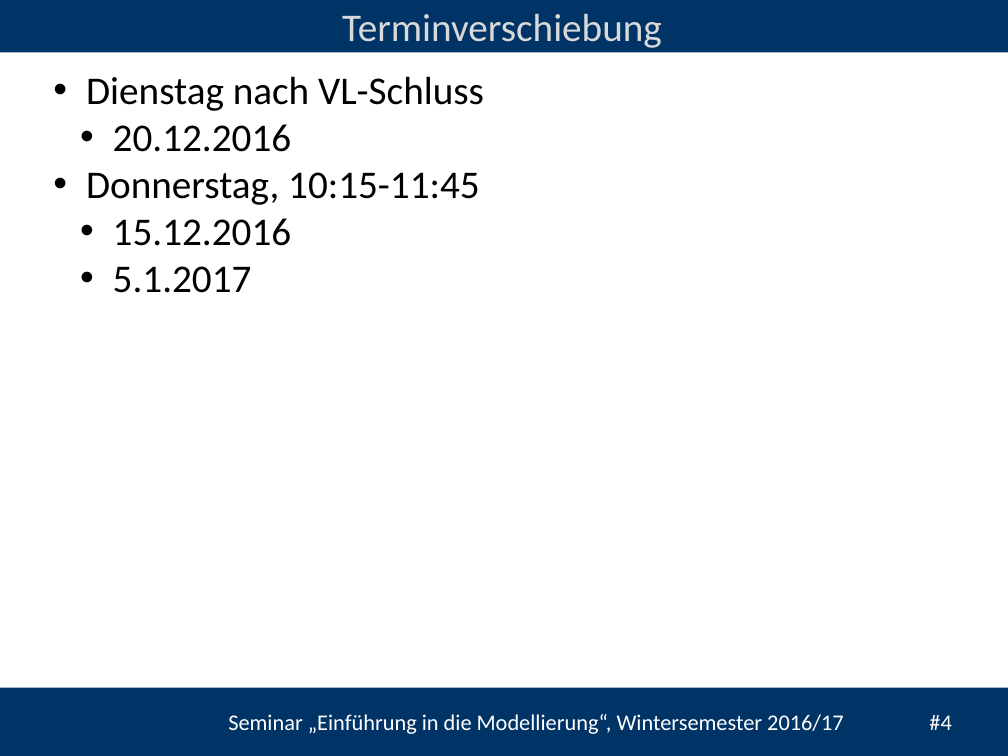
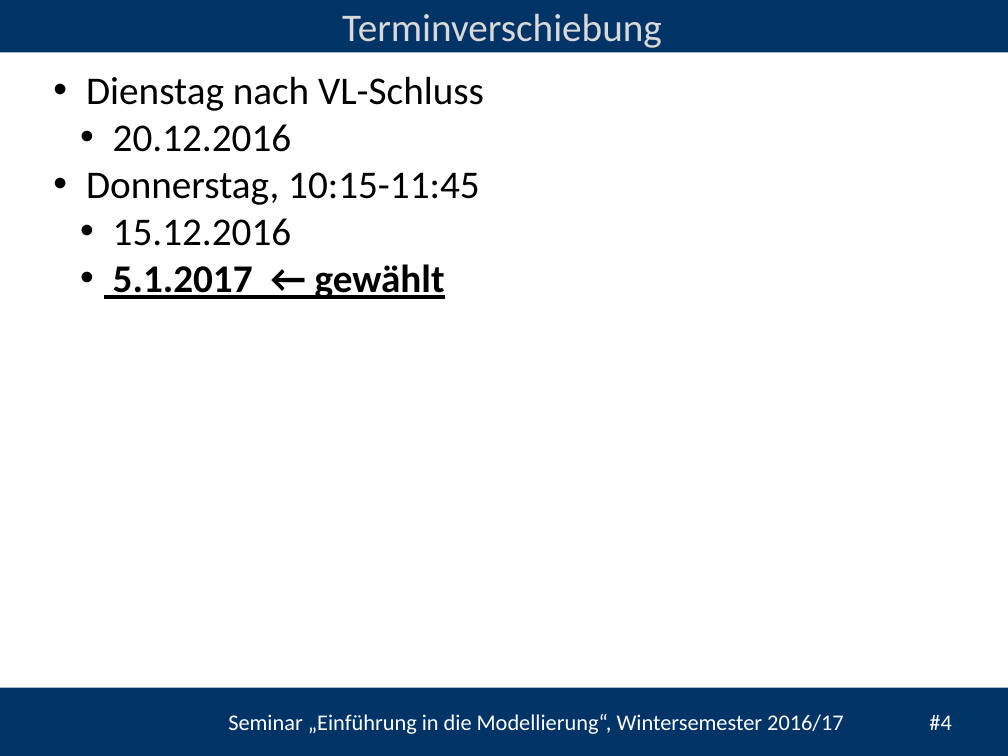
Before and after one commit to heistermann/Einf_Modellierung, a slide deck: slide 4 of Termin_1/folien/UebungModellierung#1.pptx. Drawn at 1008x756 pixels with LibreOffice and Linux fonts; fonts in the diff are those of the drawing; background and template pictures are left out. Boxes give left, top, right and bottom in pixels: in the first picture for what was removed or moved away, otherwise in the second. Text is boxed around its words. In the diff, an @@ line names an element or a change of style, - is before the commit and + after.

```diff
--- a/Termin_1/folien/UebungModellierung#1.pptx
+++ b/Termin_1/folien/UebungModellierung#1.pptx
@@ text at <box>113,264,445,299</box>: text changed; bold on @@
-  • 5.1.2017
+  • 5.1.2017 ← gewählt
```
Also in this commit, not shown: 1 other slide changed, 4 other files.
